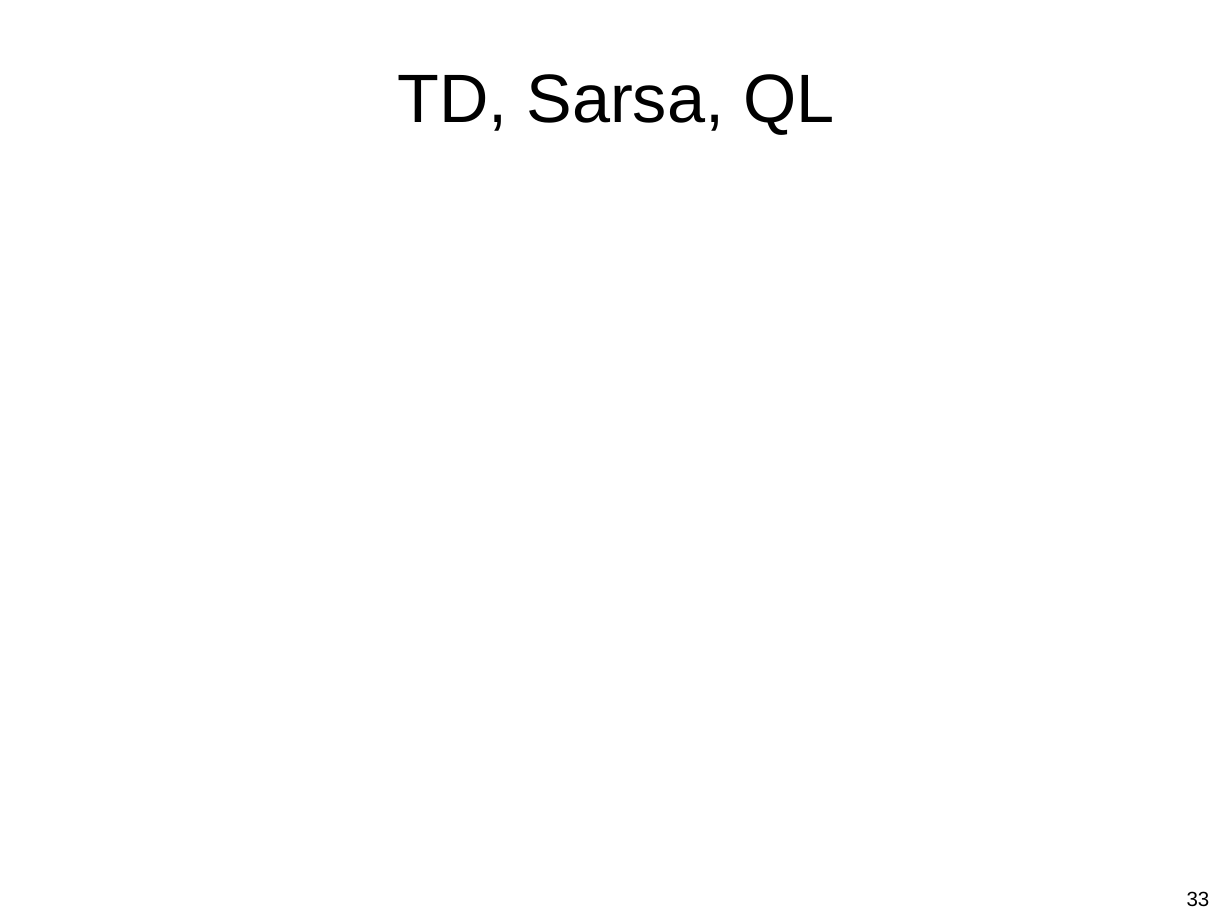
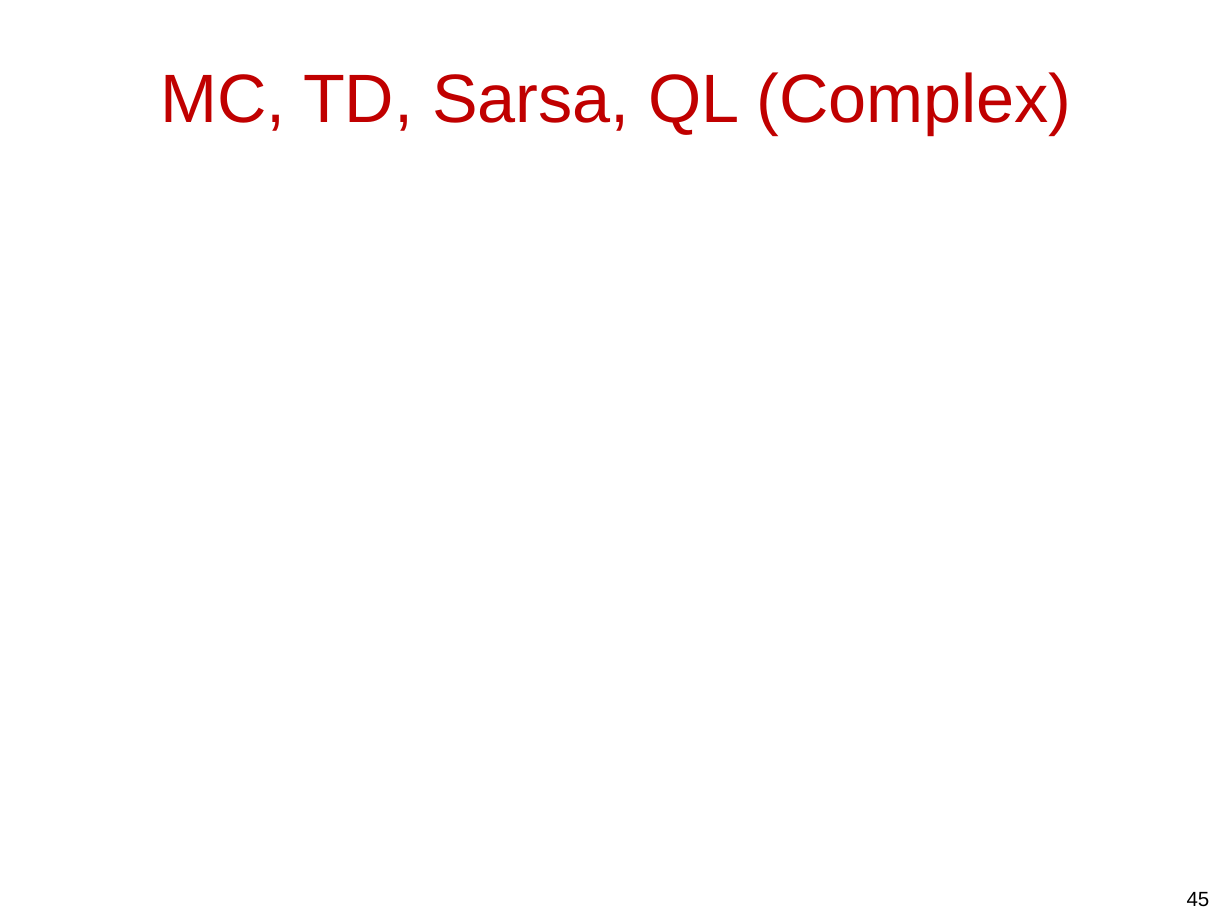
Before and after one commit to guzonghua/saav, a slide deck: slide 45 of PPTs/L7.2.X Worked Examples.pptx (slide 33 before the commit). Drawn at 1232x924 pixels with LibreOffice and Linux fonts; fonts in the diff are those of the drawing; grey boxes stand for pictures. Boxes give left, top, right and bottom in pixels: in the first picture for what was removed or moved away, otherwise in the second. Text is boxed around its words. In the diff, an @@ line names an element or a change of style, - is before the commit and + after.

```diff
--- a/PPTs/L7.2.X Worked Examples.pptx
+++ b/PPTs/L7.2.X Worked Examples.pptx
@@ title at box(160, 72, 1071, 135): text changed; text colour #000000 to #C00000 @@
-TD, Sarsa, QL
+MC, TD, Sarsa, QL (Complex)
@@ page number at box(1187, 892, 1210, 907): text changed @@
-33
+45
```
Also in this commit, not shown: 16 other slides changed, 5 slides added, 11 other files.
